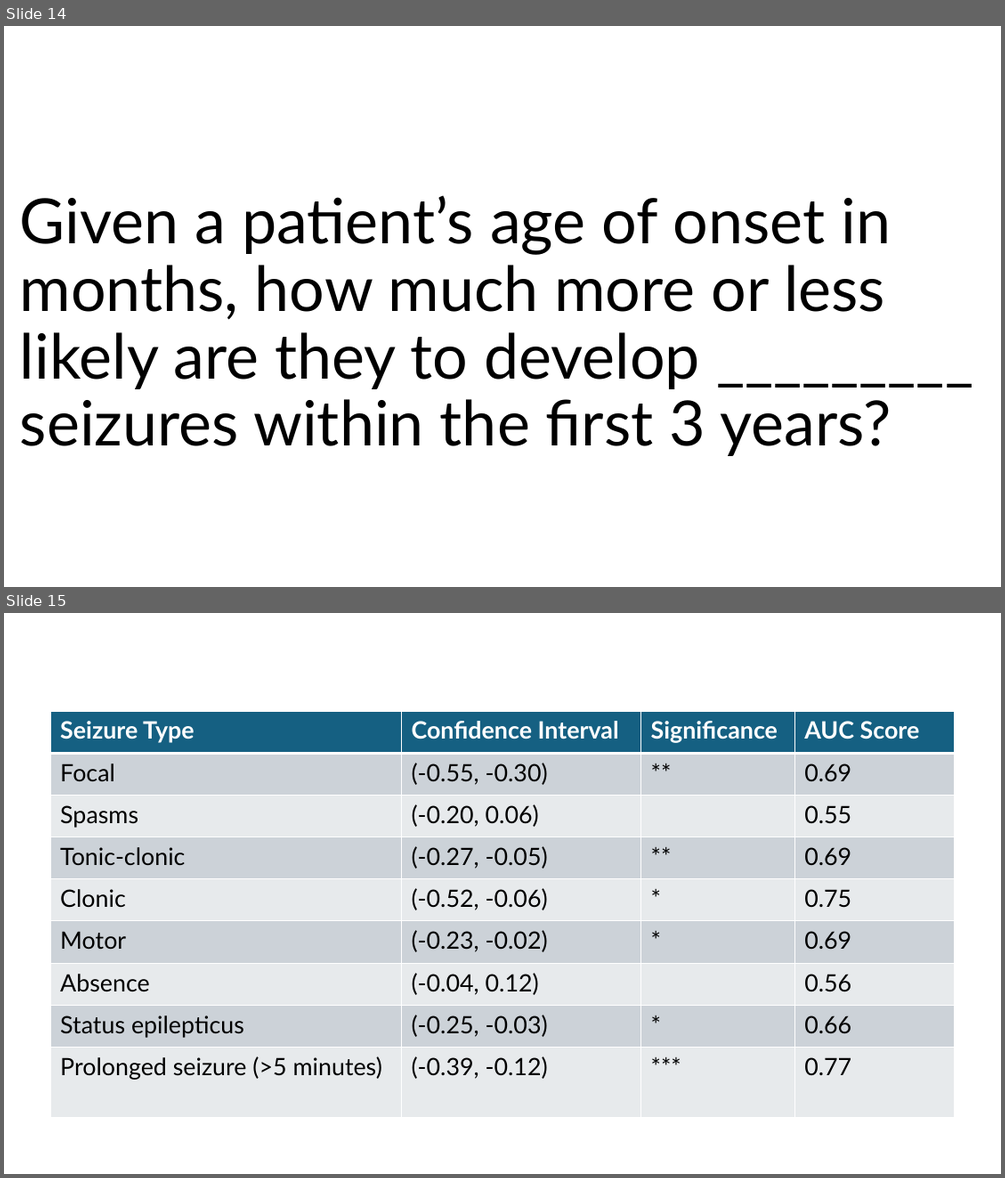
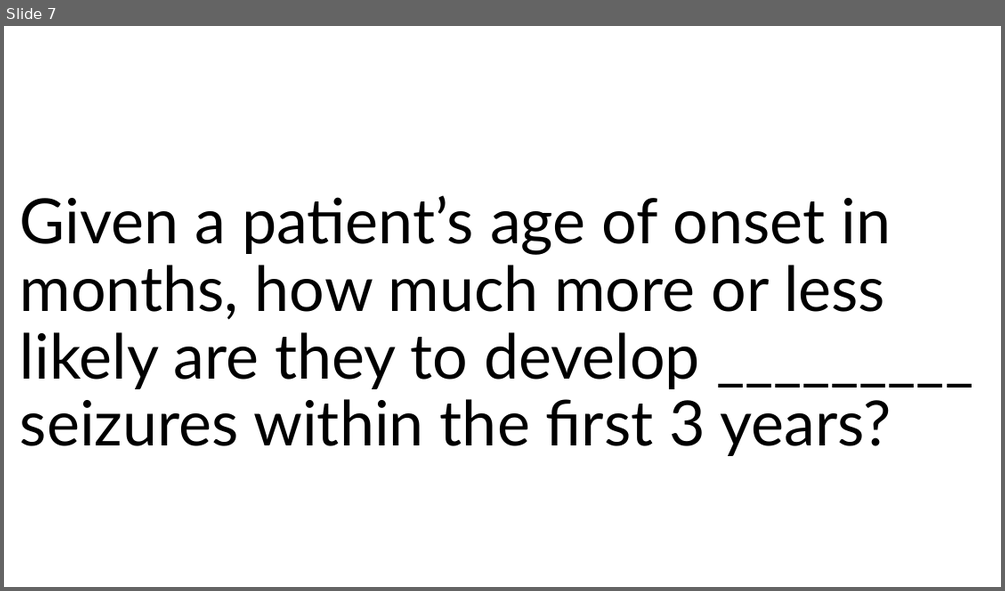
Before and after one commit to KiranSmelser/Ciitizen-health-scn8a, a slide deck: updates/kiran/exploratory_seizure_types.pptx. Shown one above the other, each under a label of ours: slides 14 and 15 before the commit, slide 7 after it. The pictures are 1005x1178 and 1005x591 pixels, drawn with LibreOffice and Linux fonts; fonts in the diff are those of the drawing. Boxes give left, top, right and bottom in pixels: in the first picture for what was removed or moved away, otherwise in the second. Text is boxed around its words. In the diff, an @@ line names an element or a change of style, - is before the commit and + after.

```diff
--- a/updates/kiran/exploratory_seizure_types.pptx
+++ b/updates/kiran/exploratory_seizure_types.pptx
@@ slide 15 removed at bbox=[4, 613, 1001, 1174], background #FFFFFF @@
@@ table removed at bbox=[50, 711, 954, 1118], 9 rows, 4 columns @@
-Seizure Type | Confidence Interval | Significance | AUC Score
-Focal | (-0.55, -0.30) | ** | 0.69
-Spasms | (-0.20, 0.06) |  | 0.55
-Tonic-clonic | (-0.27, -0.05) | ** | 0.69
-Clonic | (-0.52, -0.06) | * | 0.75
-Motor | (-0.23, -0.02) | * | 0.69
-Absence | (-0.04, 0.12) |  | 0.56
-Status epilepticus | (-0.25, -0.03) | * | 0.66
-Prolonged seizure (>5 minutes) | (-0.39, -0.12) | *** | 0.77
@@ what was slide 14 is now slide 7 @@
```
Also in this commit, not shown: 6 slides added, 11 other slides removed, 2 other files.
